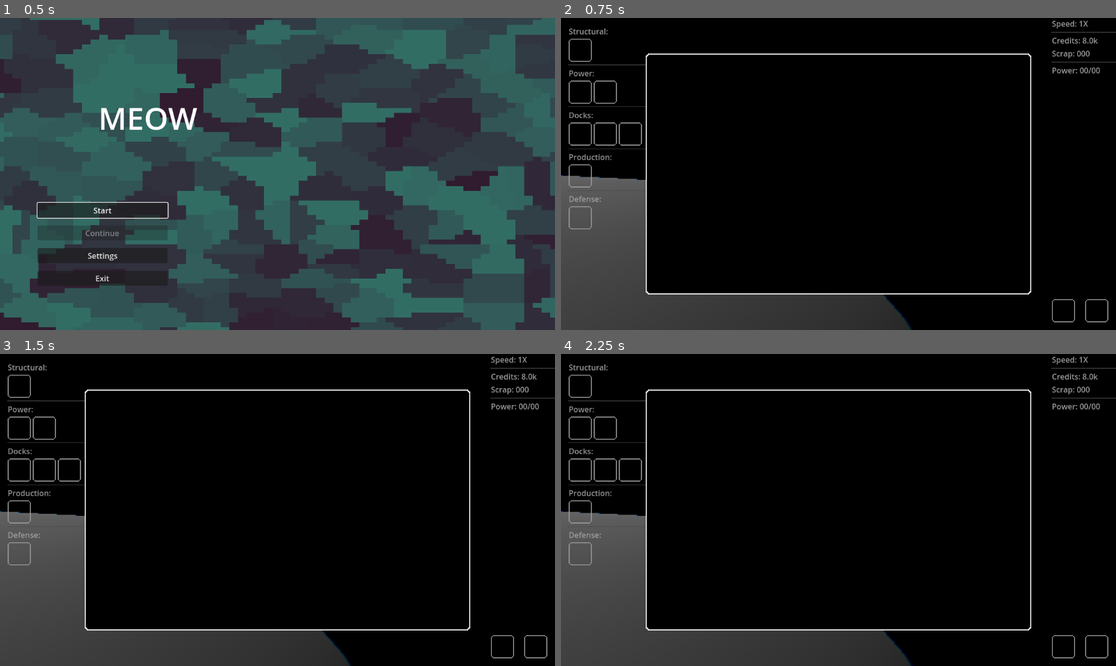
Above: before the commit, frames 1-4 (two rows, left to right).
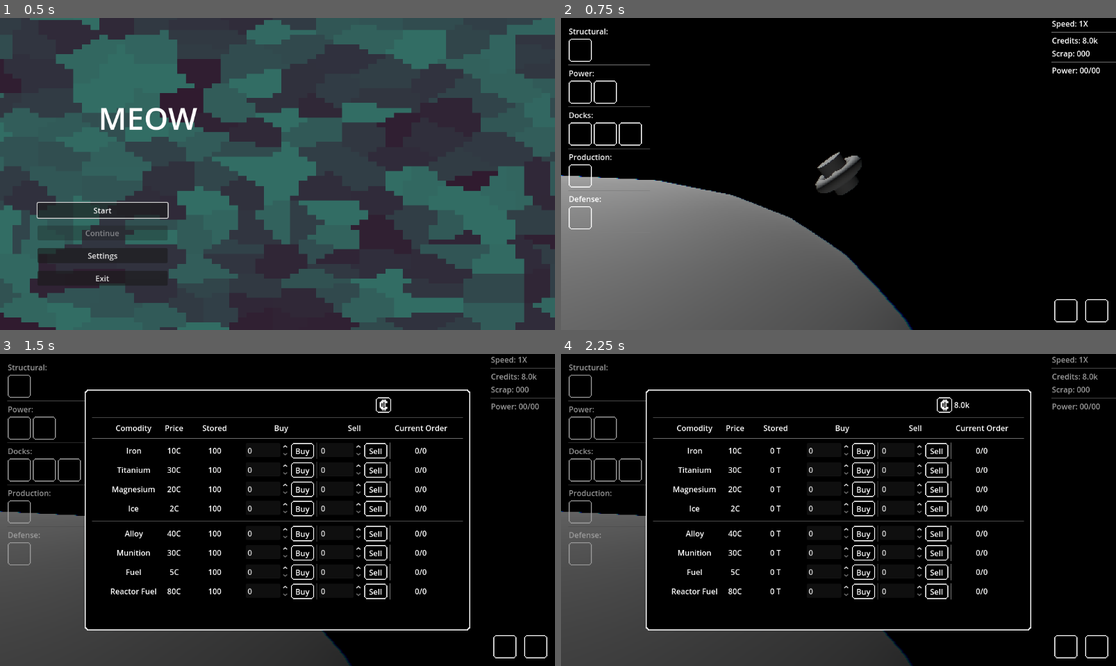
Above: after the commit, the same moments.

Repository: pjimenez1502/SpaceBoard
Game: Godot game, scene res://Components/Game/GAME.tscn
Same seed, same stepped clock (60 frames per second), same inputs: the game is played once before the commit and once after it.
Inputs (mouse positions are in pixels of both pictures, inside the frame that each line leads up to):
- Up to frame 1 (0.5 s): no input
- Up to frame 2 (0.75 s): click "Start" at 0.5 s
- Up to frame 3 (1.5 s): click (538, 647) at 1.27 s
- Up to frame 4 (2.25 s): click (866, 450) at 2 s, where only the run after the commit has a clickable "Buy"

Frame 1 is identical in both runs. In frame 2, 26% of the frame differs, in the area x 0-100%, y 0-100%; in frame 3, 3.9%; in frame 4, 3.9%.
Error before the commit: Invalid assignment of property or key 'visible' with value of type 'bool' on a base object of type 'null instance'. (res://Components/Station/Menu/Mining/minin…

Commit message:
Management Menus Refactor

Diff:
--- a/Components/Station/Menu/Mining/mining_menu.gd
+++ b/Components/Station/Menu/Mining/mining_menu.gd
@@ -1,7 +1,5 @@
 extends Control
 class_name MiningMenu
-
-@onready var content: Control = %Content
 
 func _ready() -> void:
 	open_menu(false)
@@ -11,5 +9,5 @@
 	open_menu(!open)
 
 func open_menu(value: bool) -> void:
-	content.visible = value
+	visible = value
 	open = value
--- /dev/null
+++ b/Components/Station/Menu/Mining/mining_menu.tscn
@@ -0,0 +1,47 @@
+[gd_scene load_steps=3 format=3 uid="uid://brxco27cauaxs"]
+
+[ext_resource type="Script" uid="uid://dupvmfgx5bex8" path="res://Components/Station/Menu/Mining/mining_menu.gd" id="1_lc10k"]
+[ext_resource type="Texture2D" uid="uid://dgs3okrq18aro" path="res://UI/BorderSquare.png" id="2_hdp6v"]
+
+[node name="MiningMenu" type="Control"]
+custom_minimum_size = Vector2(800, 500)
+layout_mode = 3
+anchors_preset = 8
+anchor_left = 0.5
+anchor_top = 0.5
+anchor_right = 0.5
+anchor_bottom = 0.5
+offset_left = -400.0
+offset_top = -250.0
+offset_right = 400.0
+offset_bottom = 250.0
+grow_horizontal = 2
+grow_vertical = 2
+mouse_filter = 2
+script = ExtResource("1_lc10k")
+
+[node name="Panel" type="NinePatchRect" parent="."]
+custom_minimum_size = Vector2(800, 500)
+layout_mode = 1
+anchors_preset = 15
+anchor_right = 1.0
+anchor_bottom = 1.0
+grow_horizontal = 2
+grow_vertical = 2
+texture = ExtResource("2_hdp6v")
+patch_margin_left = 16
+patch_margin_top = 16
+patch_margin_right = 16
+patch_margin_bottom = 16
+
+[node name="MarginContainer" type="MarginContainer" parent="Panel"]
+layout_mode = 1
+anchors_preset = 15
+anchor_right = 1.0
+anchor_bottom = 1.0
+grow_horizontal = 2
+grow_vertical = 2
+theme_override_constants/margin_left = 16
+theme_override_constants/margin_top = 16
+theme_override_constants/margin_right = 16
+theme_override_constants/margin_bottom = 16
--- a/Components/Station/Menu/Trade/trade_menu.gd
+++ b/Components/Station/Menu/Trade/trade_menu.gd
@@ -1,7 +1,6 @@
 extends Control
 class_name TradeMenu
 
-@onready var content: Control = %Content
 @onready var credit_count: Label = %CreditCount
 
 func _ready() -> void:
@@ -13,7 +12,7 @@
 	open_menu(!open)
 
 func open_menu(value: bool) -> void:
-	content.visible = value
+	visible = value
 	open = value
 	update_rows()
 
--- a/Components/Station/Menu/Trade/trade_menu.tscn
+++ b/Components/Station/Menu/Trade/trade_menu.tscn
@@ -1,25 +1,13 @@
-[gd_scene load_steps=6 format=3 uid="uid://jl0atb5w6lik"]
+[gd_scene load_steps=5 format=3 uid="uid://jl0atb5w6lik"]
 
 [ext_resource type="Script" uid="uid://c3epqggy05kmc" path="res://Components/Station/Menu/Trade/trade_menu.gd" id="1_2a5oy"]
 [ext_resource type="Texture2D" uid="uid://dgs3okrq18aro" path="res://UI/BorderSquare.png" id="2_108wh"]
 [ext_resource type="Texture2D" uid="uid://bwocfmnxqelpa" path="res://UI/Icon/Credits.png" id="3_108wh"]
 [ext_resource type="PackedScene" uid="uid://yh5aivfxxt58" path="res://Components/Station/Menu/Trade/trade_row.tscn" id="3_w8snc"]
-[ext_resource type="Texture2D" uid="uid://beo4ycfrjkme4" path="res://UI/ButtonBorder.png" id="4_h2gwk"]
 
 [node name="TradeMenu" type="Control"]
+custom_minimum_size = Vector2(800, 500)
 layout_mode = 3
-anchors_preset = 15
-anchor_right = 1.0
-anchor_bottom = 1.0
-grow_horizontal = 2
-grow_vertical = 2
-mouse_filter = 2
-script = ExtResource("1_2a5oy")
-
-[node name="Content" type="Control" parent="."]
-unique_name_in_owner = true
-custom_minimum_size = Vector2(800, 500)
-layout_mode = 1
 anchors_preset = 8
 anchor_left = 0.5
 anchor_top = 0.5
@@ -31,21 +19,10 @@
 offset_bottom = 250.0
 grow_horizontal = 2
 grow_vertical = 2
+mouse_filter = 2
+script = ExtResource("1_2a5oy")
 
-[node name="Background" type="ColorRect" parent="Content"]
-layout_mode = 1
-anchors_preset = 15
-anchor_right = 1.0
-anchor_bottom = 1.0
-offset_left = -176.0
-offset_top = -74.0
-offset_right = 176.0
-offset_bottom = 74.0
-grow_horizontal = 2
-grow_vertical = 2
-color = Color(0, 0, 0, 0.392157)
-
-[node name="Panel" type="NinePatchRect" parent="Content"]
+[node name="Panel" type="NinePatchRect" parent="."]
 layout_mode = 1
 anchors_preset = 15
 anchor_right = 1.0
@@ -58,7 +35,7 @@
 patch_margin_right = 16
 patch_margin_bottom = 16
 
-[node name="MarginContainer" type="MarginContainer" parent="Content/Panel"]
+[node name="MarginContainer" type="MarginContainer" parent="Panel"]
 layout_mode = 1
 anchors_preset = 15
 anchor_right = 1.0
@@ -70,126 +47,117 @@
 theme_override_constants/margin_right = 16
 theme_override_constants/margin_bottom = 16
 
-[node name="BoxContainer" type="VBoxContainer" parent="Content/Panel/MarginContainer"]
+[node name="BoxContainer" type="VBoxContainer" parent="Panel/MarginContainer"]
 layout_mode = 2
 theme_override_constants/separation = 8
 
-[node name="Credit" type="HBoxContainer" parent="Content/Panel/MarginContainer/BoxContainer"]
+[node name="Credit" type="Control" parent="Panel/MarginContainer/BoxContainer"]
+custom_minimum_size = Vector2(180, 32)
 layout_mode = 2
+size_flags_horizontal = 8
 
-[node name="TextureRect" type="TextureRect" parent="Content/Panel/MarginContainer/BoxContainer/Credit"]
+[node name="TextureRect" type="TextureRect" parent="Panel/MarginContainer/BoxContainer/Credit"]
 custom_minimum_size = Vector2(32, 32)
 layout_mode = 2
+offset_right = 32.0
+offset_bottom = 32.0
 texture = ExtResource("3_108wh")
 expand_mode = 2
 
-[node name="CreditCount" type="Label" parent="Content/Panel/MarginContainer/BoxContainer/Credit"]
+[node name="CreditCount" type="Label" parent="Panel/MarginContainer/BoxContainer/Credit"]
 unique_name_in_owner = true
 layout_mode = 2
+offset_left = 36.0
+offset_top = 4.0
+offset_right = 159.0
+offset_bottom = 27.0
+grow_horizontal = 2
+grow_vertical = 2
 
-[node name="HSeparator3" type="HSeparator" parent="Content/Panel/MarginContainer/BoxContainer"]
+[node name="HSeparator3" type="HSeparator" parent="Panel/MarginContainer/BoxContainer"]
 layout_mode = 2
 
-[node name="Titles" type="HBoxContainer" parent="Content/Panel/MarginContainer/BoxContainer"]
+[node name="Titles" type="HBoxContainer" parent="Panel/MarginContainer/BoxContainer"]
 layout_mode = 2
 alignment = 1
 
-[node name="Comodity" type="Label" parent="Content/Panel/MarginContainer/BoxContainer/Titles"]
+[node name="Comodity" type="Label" parent="Panel/MarginContainer/BoxContainer/Titles"]
 custom_minimum_size = Vector2(120, 0)
 layout_mode = 2
 text = "Comodity"
 horizontal_alignment = 1
 
-[node name="Price" type="Label" parent="Content/Panel/MarginContainer/BoxContainer/Titles"]
+[node name="Price" type="Label" parent="Panel/MarginContainer/BoxContainer/Titles"]
 custom_minimum_size = Vector2(40, 0)
 layout_mode = 2
 text = "Price"
 horizontal_alignment = 1
 
-[node name="Stored" type="Label" parent="Content/Panel/MarginContainer/BoxContainer/Titles"]
+[node name="Stored" type="Label" parent="Panel/MarginContainer/BoxContainer/Titles"]
 custom_minimum_size = Vector2(120, 0)
 layout_mode = 2
 text = "Stored"
 horizontal_alignment = 1
 
-[node name="Buy" type="Label" parent="Content/Panel/MarginContainer/BoxContainer/Titles"]
+[node name="Buy" type="Label" parent="Panel/MarginContainer/BoxContainer/Titles"]
 custom_minimum_size = Vector2(148, 0)
 layout_mode = 2
 text = "Buy"
 horizontal_alignment = 1
 
-[node name="Sell" type="Label" parent="Content/Panel/MarginContainer/BoxContainer/Titles"]
+[node name="Sell" type="Label" parent="Panel/MarginContainer/BoxContainer/Titles"]
 custom_minimum_size = Vector2(148, 0)
 layout_mode = 2
 text = "Sell"
 horizontal_alignment = 1
 
-[node name="Curr Order" type="Label" parent="Content/Panel/MarginContainer/BoxContainer/Titles"]
+[node name="Curr Order" type="Label" parent="Panel/MarginContainer/BoxContainer/Titles"]
 custom_minimum_size = Vector2(120, 0)
 layout_mode = 2
 text = "Current Order"
 horizontal_alignment = 1
 
-[node name="HSeparator" type="HSeparator" parent="Content/Panel/MarginContainer/BoxContainer"]
+[node name="HSeparator" type="HSeparator" parent="Panel/MarginContainer/BoxContainer"]
 layout_mode = 2
 
-[node name="Iron" parent="Content/Panel/MarginContainer/BoxContainer" instance=ExtResource("3_w8snc")]
+[node name="Iron" parent="Panel/MarginContainer/BoxContainer" instance=ExtResource("3_w8snc")]
 layout_mode = 2
 alignment = 1
 
-[node name="Titanium" parent="Content/Panel/MarginContainer/BoxContainer" instance=ExtResource("3_w8snc")]
+[node name="Titanium" parent="Panel/MarginContainer/BoxContainer" instance=ExtResource("3_w8snc")]
 layout_mode = 2
 alignment = 1
 resource = 1
 
-[node name="Magnesium" parent="Content/Panel/MarginContainer/BoxContainer" instance=ExtResource("3_w8snc")]
+[node name="Magnesium" parent="Panel/MarginContainer/BoxContainer" instance=ExtResource("3_w8snc")]
 layout_mode = 2
 alignment = 1
 resource = 2
 
-[node name="Ice" parent="Content/Panel/MarginContainer/BoxContainer" instance=ExtResource("3_w8snc")]
+[node name="Ice" parent="Panel/MarginContainer/BoxContainer" instance=ExtResource("3_w8snc")]
 layout_mode = 2
 alignment = 1
 resource = 3
 
-[node name="HSeparator2" type="HSeparator" parent="Content/Panel/MarginContainer/BoxContainer"]
+[node name="HSeparator2" type="HSeparator" parent="Panel/MarginContainer/BoxContainer"]
 layout_mode = 2
 
-[node name="Alloy" parent="Content/Panel/MarginContainer/BoxContainer" instance=ExtResource("3_w8snc")]
+[node name="Alloy" parent="Panel/MarginContainer/BoxContainer" instance=ExtResource("3_w8snc")]
 layout_mode = 2
 alignment = 1
 resource = 4
 
-[node name="Munition" parent="Content/Panel/MarginContainer/BoxContainer" instance=ExtResource("3_w8snc")]
+[node name="Munition" parent="Panel/MarginContainer/BoxContainer" instance=ExtResource("3_w8snc")]
 layout_mode = 2
 alignment = 1
 resource = 5
 
-[node name="Fuel" parent="Content/Panel/MarginContainer/BoxContainer" instance=ExtResource("3_w8snc")]
+[node name="Fuel" parent="Panel/MarginContainer/BoxContainer" instance=ExtResource("3_w8snc")]
 layout_mode = 2
 alignment = 1
 resource = 6
 
-[node name="Reactor Fuel" parent="Content/Panel/MarginContainer/BoxContainer" instance=ExtResource("3_w8snc")]
+[node name="Reactor Fuel" parent="Panel/MarginContainer/BoxContainer" instance=ExtResource("3_w8snc")]
 layout_mode = 2
 alignment = 1
 resource = 7
-
-[node name="OpenButton" type="TextureButton" parent="."]
-custom_minimum_size = Vector2(48, 48)
-layout_mode = 1
-anchors_preset = 3
-anchor_left = 1.0
-anchor_top = 1.0
-anchor_right = 1.0
-anchor_bottom = 1.0
-offset_left = -64.0
-offset_top = -64.0
-offset_right = -16.0
-offset_bottom = -16.0
-grow_horizontal = 0
-grow_vertical = 0
-texture_normal = ExtResource("4_h2gwk")
-stretch_mode = 0
-
-[connection signal="pressed" from="OpenButton" to="." method="toggle_open"]
--- /dev/null
+++ b/Components/Station/Menu/management_menus.gd
@@ -0,0 +1,44 @@
+extends Control
+
+@onready var background: ColorRect = $Background
+@onready var trade_menu: TradeMenu = %TradeMenu
+@onready var mining_menu: MiningMenu = %MiningMenu
+
+enum MENU {NONE, MINING, TRADE, }
+var current_menu: MENU
+
+func _ready() -> void:
+	show_menu(MENU.NONE)
+
+func show_menu(selected: MENU) -> void:
+	match selected:
+		MENU.NONE:
+			close_all()
+		MENU.MINING:
+			open_mining_menu()
+		MENU.TRADE:
+			open_trade_menu()
+
+func open_trade_menu() -> void:
+	if current_menu == MENU.TRADE:
+		close_all()
+		return
+	current_menu = MENU.TRADE
+	background.visible = true
+	trade_menu.open_menu(true)
+	mining_menu.open_menu(false)
+
+func open_mining_menu() -> void:
+	if current_menu == MENU.MINING:
+		close_all()
+		return
+	current_menu = MENU.MINING
+	background.visible = true
+	trade_menu.open_menu(false)
+	mining_menu.open_menu(true)
+
+func close_all() -> void:
+	current_menu = MENU.NONE
+	background.visible = false
+	trade_menu.open_menu(false)
+	mining_menu.open_menu(false)
--- a/Components/Station/station_scene.tscn
+++ b/Components/Station/station_scene.tscn
@@ -5,13 +5,13 @@
 [ext_resource type="Shader" uid="uid://bku68cqx0bof2" path="res://Shader/ChromaticAberration.gdshader" id="2_gte3m"]
 [ext_resource type="Script" uid="uid://daloi2hy7hm0e" path="res://Components/Station/station.gd" id="2_o1uw3"]
 [ext_resource type="Script" uid="uid://jjdn75ju5cku" path="res://Components/Station/camera_pivot.gd" id="3_53pab"]
-[ext_resource type="Texture2D" uid="uid://beo4ycfrjkme4" path="res://UI/ButtonBorder.png" id="5_bkg3q"]
 [ext_resource type="Shader" uid="uid://cnjoqwufxs428" path="res://Shader/Planet.gdshader" id="5_qpcng"]
 [ext_resource type="PackedScene" uid="uid://cv3rax1tcrg7b" path="res://Components/Station/Menu/Buy/buy_menu.tscn" id="6_o1uw3"]
 [ext_resource type="PackedScene" uid="uid://545ql27c72ib" path="res://Components/Station/Menu/debug_resources.tscn" id="7_qpcng"]
 [ext_resource type="PackedScene" uid="uid://jl0atb5w6lik" path="res://Components/Station/Menu/Trade/trade_menu.tscn" id="9_t36wb"]
-[ext_resource type="Texture2D" uid="uid://dgs3okrq18aro" path="res://UI/BorderSquare.png" id="10_2v0j0"]
-[ext_resource type="Script" uid="uid://dupvmfgx5bex8" path="res://Components/Station/Menu/Mining/mining_menu.gd" id="10_gte3m"]
+[ext_resource type="PackedScene" uid="uid://brxco27cauaxs" path="res://Components/Station/Menu/Mining/mining_menu.tscn" id="10_2v0j0"]
+[ext_resource type="Texture2D" uid="uid://beo4ycfrjkme4" path="res://UI/ButtonBorder.png" id="11_60soq"]
+[ext_resource type="Script" uid="uid://bv3yjfc5mnc8x" path="res://Components/Station/Menu/management_menus.gd" id="11_gte3m"]
 
 [sub_resource type="PlaneMesh" id="PlaneMesh_11fnl"]
 flip_faces = true
@@ -144,80 +144,74 @@
 [node name="DebugResources" parent="." instance=ExtResource("7_qpcng")]
 layout_mode = 1
 
-[node name="TradeMenu" parent="." instance=ExtResource("9_t36wb")]
-layout_mode = 1
-
-[node name="MiningMenu" type="Control" parent="."]
-layout_mode = 1
-anchors_preset = 15
-anchor_right = 1.0
-anchor_bottom = 1.0
-grow_horizontal = 2
-grow_vertical = 2
-script = ExtResource("10_gte3m")
-
-[node name="OpenButton" type="TextureButton" parent="MiningMenu"]
-custom_minimum_size = Vector2(48, 48)
+[node name="Management Menus" type="Control" parent="."]
+layout_mode = 1
+anchors_preset = 15
+anchor_right = 1.0
+anchor_bottom = 1.0
+grow_horizontal = 2
+grow_vertical = 2
+mouse_filter = 2
+script = ExtResource("11_gte3m")
+
+[node name="Background" type="ColorRect" parent="Management Menus"]
+layout_mode = 1
+anchors_preset = 15
+anchor_right = 1.0
+anchor_bottom = 1.0
+grow_horizontal = 2
+grow_vertical = 2
+color = Color(0, 0, 0, 0.392157)
+
+[node name="Control" type="Control" parent="Management Menus"]
+layout_mode = 1
+anchors_preset = 15
+anchor_right = 1.0
+anchor_bottom = 1.0
+grow_horizontal = 2
+grow_vertical = 2
+mouse_filter = 2
+
+[node name="TradeMenu" parent="Management Menus/Control" instance=ExtResource("9_t36wb")]
+unique_name_in_owner = true
+visible = false
+layout_mode = 1
+
+[node name="MiningMenu" parent="Management Menus/Control" instance=ExtResource("10_2v0j0")]
+unique_name_in_owner = true
+visible = false
+layout_mode = 1
+
+[node name="Buttons" type="MarginContainer" parent="Management Menus"]
 layout_mode = 1
 anchors_preset = 3
 anchor_left = 1.0
 anchor_top = 1.0
 anchor_right = 1.0
 anchor_bottom = 1.0
-offset_left = -133.0
+offset_left = -300.0
 offset_top = -64.0
-offset_right = -85.0
-offset_bottom = -16.0
 grow_horizontal = 0
 grow_vertical = 0
-texture_normal = ExtResource("5_bkg3q")
-stretch_mode = 0
-
-[node name="Content" type="Control" parent="MiningMenu"]
-layout_mode = 1
-anchors_preset = 15
-anchor_right = 1.0
-anchor_bottom = 1.0
-grow_horizontal = 2
-grow_vertical = 2
-
-[node name="Background" type="ColorRect" parent="MiningMenu/Content"]
-layout_mode = 1
-anchors_preset = 15
-anchor_right = 1.0
-anchor_bottom = 1.0
-grow_horizontal = 2
-grow_vertical = 2
-color = Color(0, 0, 0, 0.392157)
-
-[node name="Panel" type="NinePatchRect" parent="MiningMenu/Content"]
-custom_minimum_size = Vector2(800, 500)
-layout_mode = 1
-anchors_preset = 8
-anchor_left = 0.5
-anchor_top = 0.5
-anchor_right = 0.5
-anchor_bottom = 0.5
-offset_left = -16.0
-offset_top = -16.0
-offset_right = 16.0
-offset_bottom = 16.0
-grow_horizontal = 2
-grow_vertical = 2
-texture = ExtResource("10_2v0j0")
-patch_margin_left = 16
-patch_margin_top = 16
-patch_margin_right = 16
-patch_margin_bottom = 16
-
-[node name="MarginContainer" type="MarginContainer" parent="MiningMenu/Content/Panel"]
-layout_mode = 1
-anchors_preset = 15
-anchor_right = 1.0
-anchor_bottom = 1.0
-grow_horizontal = 2
-grow_vertical = 2
-theme_override_constants/margin_left = 16
-theme_override_constants/margin_top = 16
 theme_override_constants/margin_right = 16
 theme_override_constants/margin_bottom = 16
+
+[node name="Buttons" type="HBoxContainer" parent="Management Menus/Buttons"]
+layout_mode = 2
+theme_override_constants/separation = 16
+alignment = 2
+
+[node name="Mining" type="TextureButton" parent="Management Menus/Buttons/Buttons"]
+custom_minimum_size = Vector2(48, 48)
+layout_mode = 2
+texture_normal = ExtResource("11_60soq")
+stretch_mode = 0
+
+[node name="Market" type="TextureButton" parent="Management Menus/Buttons/Buttons"]
+custom_minimum_size = Vector2(48, 48)
+layout_mode = 2
+texture_normal = ExtResource("11_60soq")
+stretch_mode = 0
+
+[connection signal="pressed" from="Management Menus/Buttons/Buttons/Mining" to="Management Menus" method="show_menu" binds= [1]]
+[connection signal="pressed" from="Management Menus/Buttons/Buttons/Market" to="Management Menus" method="show_menu" binds= [2]]
Not shown, added: Components/Station/Menu/Mining/mining_menu.gd.uid
Not shown, added: Components/Station/Menu/management_menus.gd.uid
Not shown, changed: addons/resources_spreadsheet_view/saved_state.json
Not shown, changed: kanban_tasks_data.kanban
